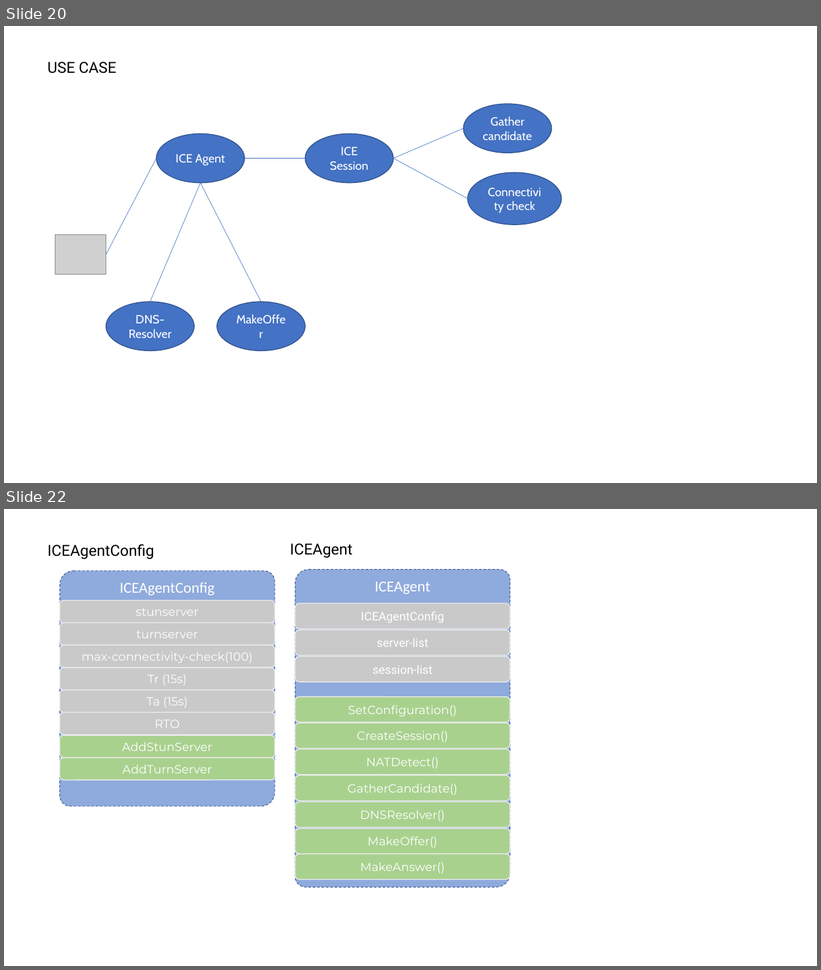
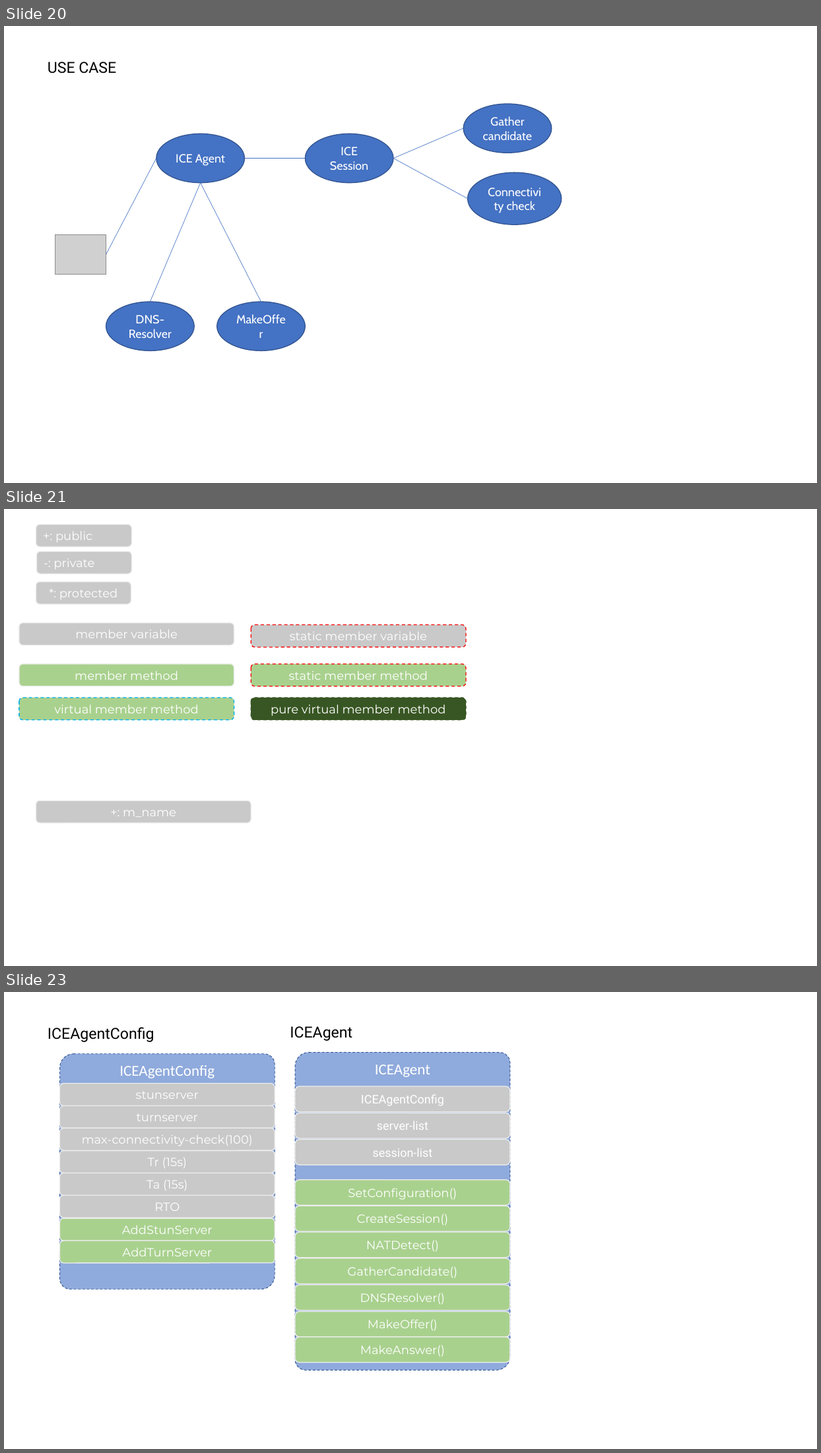
Before and after one commit to httpmail/ice, a slide deck: docs.pptx. Shown one above the other, each under a label of ours: slides 20 and 22 before the commit, slides 20, 21 and 23 after it; the slides between them are not shown. The pictures are 821x970 and 821x1453 pixels, drawn with LibreOffice and Linux fonts; fonts in the diff are those of the drawing; grey boxes stand for pictures. Boxes give left, top, right and bottom in pixels: in the first picture for what was removed or moved away, otherwise in the second. Text is boxed around its words. In the diff, an @@ line names an element or a change of style, - is before the commit and + after.

```diff
--- a/docs.pptx
+++ b/docs.pptx
@@ slide 21 added at <box>4,509,817,966</box>, background #FFFFFF @@
@@ rounded rectangle added at <box>36,524,131,547</box>, fill #C9C9C9, outline #EDEDED 1 pt, 14 pt, text #FFFFFF @@
++: public
@@ rounded rectangle added at <box>36,552,131,574</box>, fill #C9C9C9, outline #EDEDED 1 pt, 14 pt, text #FFFFFF @@
+-: private
@@ rounded rectangle added at <box>36,582,131,604</box>, fill #C9C9C9, outline #EDEDED 1 pt, 14 pt, text #FFFFFF @@
+*: protected
@@ rounded rectangle added at <box>19,623,234,646</box>, fill #C9C9C9, outline #EDEDED 1 pt, 14 pt, text #FFFFFF @@
+member variable
@@ rounded rectangle added at <box>251,625,467,648</box>, fill #C9C9C9, outline #FF0000 1 pt dashed, 14 pt, text #FFFFFF @@
+static member variable
@@ rounded rectangle added at <box>19,664,234,687</box>, fill #A9D18E, outline #EDEDED 1 pt, 14 pt, text #FFFFFF @@
+member method
@@ rounded rectangle added at <box>251,664,467,687</box>, fill #A9D18E, outline #FF0000 1 pt dashed, 14 pt, text #FFFFFF @@
+static member method
@@ rounded rectangle added at <box>19,698,234,720</box>, fill #A9D18E, outline #00B0F0 1 pt dashed, 14 pt, text #FFFFFF @@
+virtual member method
@@ rounded rectangle added at <box>251,698,467,720</box>, fill #385723, outline #385723 1 pt dashed, 14 pt, text #FFFFFF @@
+pure virtual member method
@@ rounded rectangle added at <box>36,801,251,823</box>, fill #C9C9C9, outline #EDEDED 1 pt, 14 pt, text #FFFFFF @@
++: m_name
@@ what was slide 22 is now slide 23 @@
```
Also in this commit, not shown: 3 other slides added, 2 slides removed, 12 other files.
